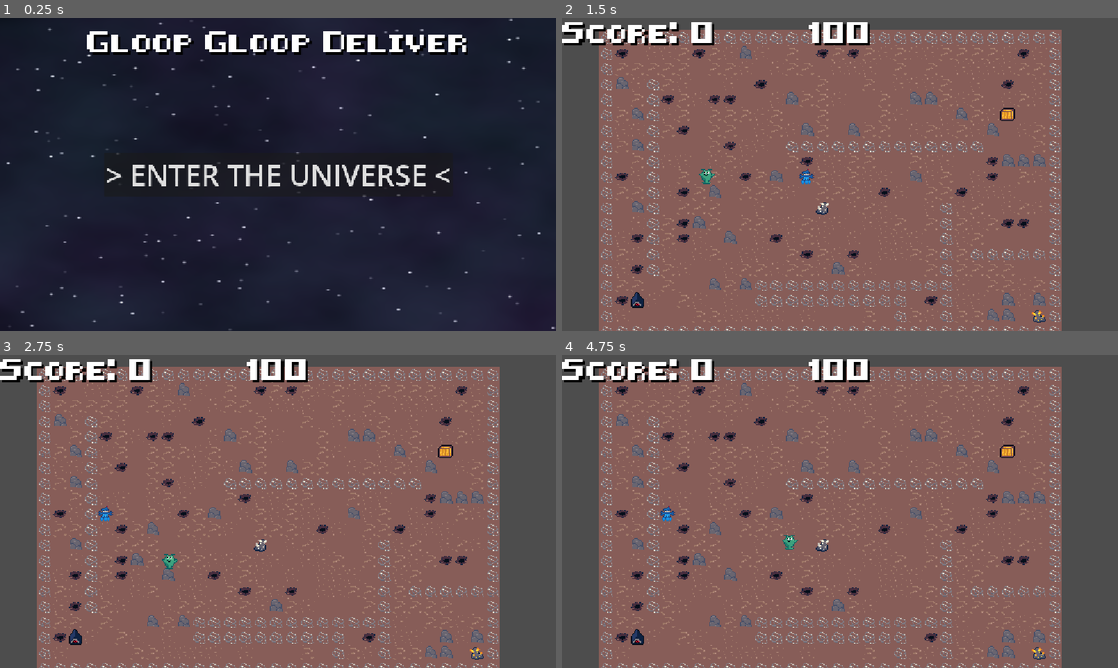
Above: before the commit, frames 1-4 (two rows, left to right).
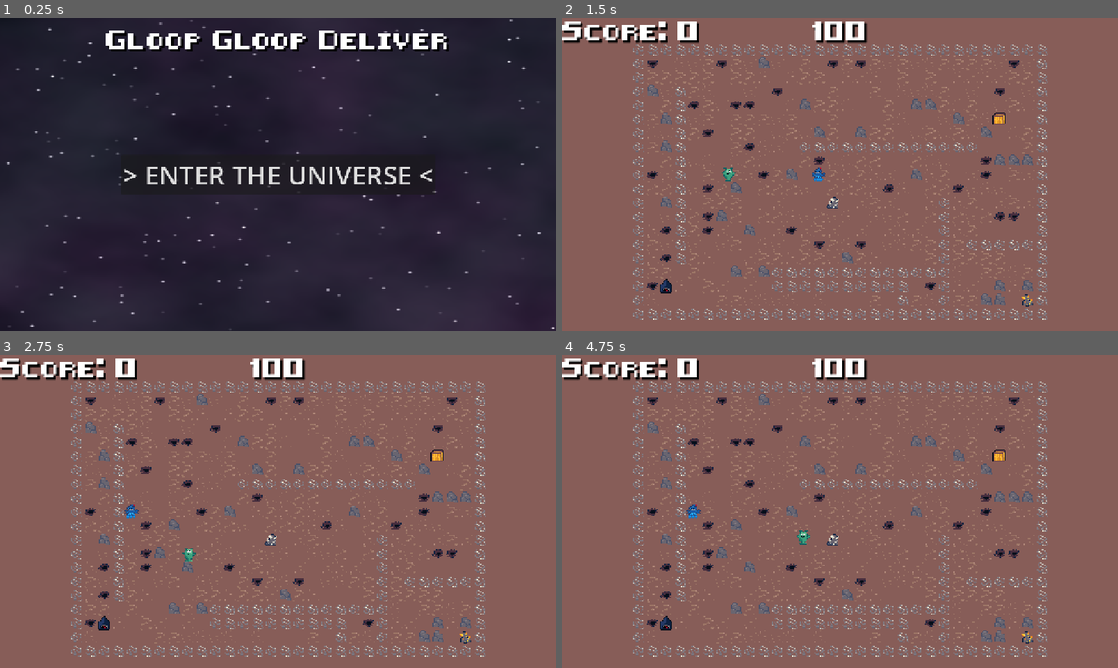
Above: after the commit, the same moments.

Repository: GameAISchool2026members/GloopGloopDelivery
Game: Godot game, scene res://menu/menu.tscn
The game is run twice, just before and just after one commit, with the same random seed, the same clock (stepped at 60 frames per second) and the same inputs.
Inputs (mouse positions are in pixels of both pictures, inside the frame that each line leads up to):
- Up to frame 1 (0.25 s): no input
- Up to frame 2 (1.5 s): click "> ENTER THE UNIVERSE <" at 0.5 s; move the mouse to (962, 158) at 1.27 s; hold D (right) from 1.28 s (still down); tap Space (interact) at 1.35 s; click (962, 158) at 1.42 s
- Up to frame 3 (2.75 s): move the mouse to (166, 527) at 2.02 s; release D (right) at 2.03 s; hold S (down) from 2.03 s (still down); tap Space (interact) at 2.1 s
- Up to frame 4 (4.75 s): tap Enter at 2.75 s; move the mouse to (895, 442) at 2.77 s; release S (down) at 2.78 s; hold D (right) 2.78-3.53 s; tap Space (interact) at 2.85, 3.6, 4.25, 4.35 s; move the mouse to (812, 574) at 3.52 s; hold W (up) 3.53-4.28 s; click (812, 574) at 3.67 s; move the mouse to (1006, 558) at 4.27 s; hold A (left) from 4.28 s (still down)

The runs differ from the first frame. In frame 1, 5.6% of the frame differs, in the area x 1-100%, y 0-100%; in frame 2, 39%; in frame 3, 39%; in frame 4, 39%, in the area x 0-100%, y 0-100%.

Commit message:
Centre play area somewhat

Diff:
--- a/game/game.tscn
+++ b/game/game.tscn
@@ -60,7 +60,7 @@
 script = ExtResource("2_dxrkv")
 
 [node name="Camera2D" type="Camera2D" parent="." unique_id=1925882695]
-offset = Vector2(250, 150)
+offset = Vector2(240, 152)
 zoom = Vector2(2, 2)
 
 [node name="Environment" type="Node2D" parent="." unique_id=1906198449]
--- a/project.godot
+++ b/project.godot
@@ -21,6 +21,8 @@
 
 [display]
 
+window/size/viewport_width=1280
+window/size/viewport_height=720
 window/stretch/mode="canvas_items"
 
 [global_group]
@@ -73,3 +75,4 @@
 rendering_device/driver.windows="d3d12"
 renderer/rendering_method="gl_compatibility"
 renderer/rendering_method.mobile="gl_compatibility"
+environment/defaults/default_clear_color=Color(0.5294118, 0.3647059, 0.34509805, 1)
